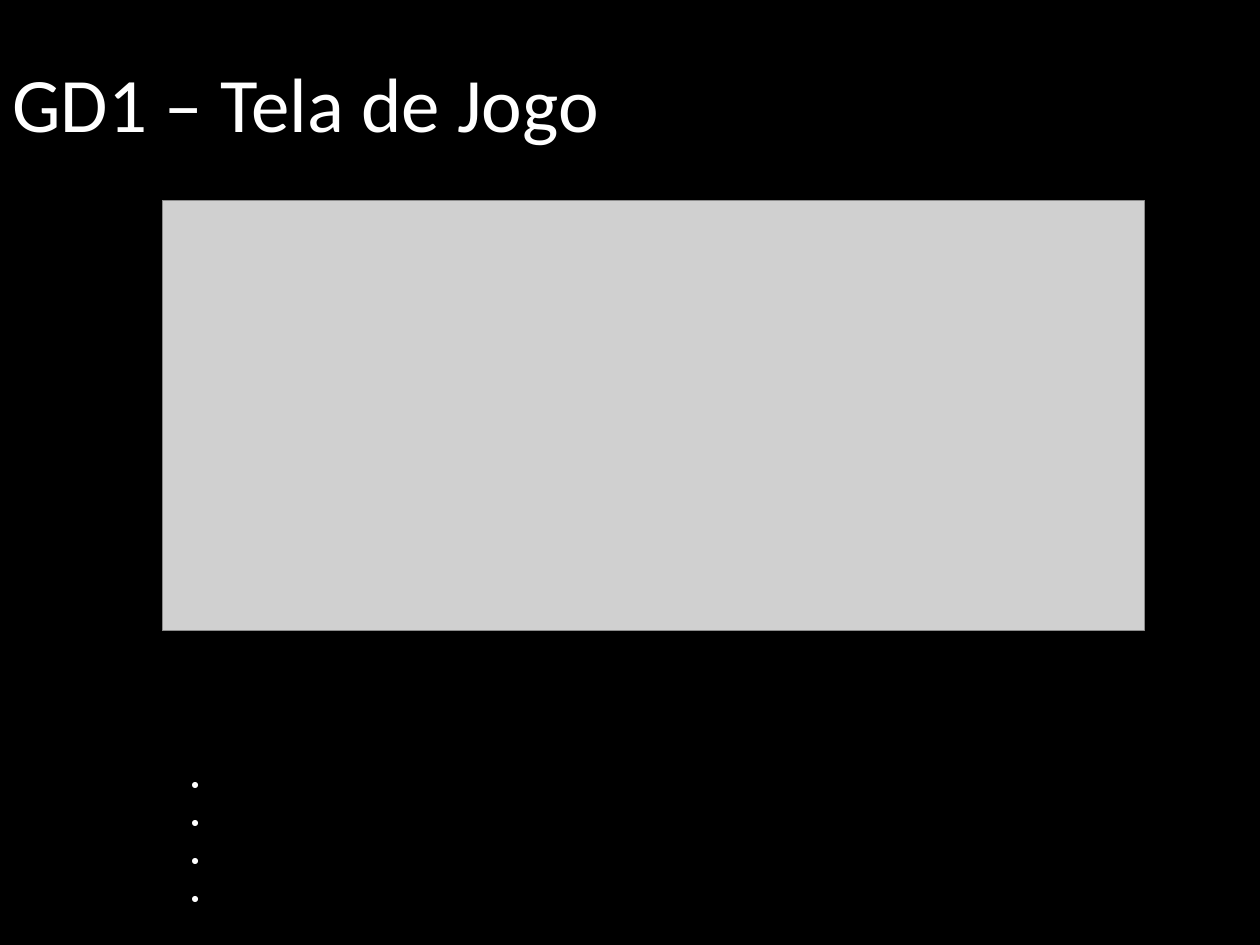
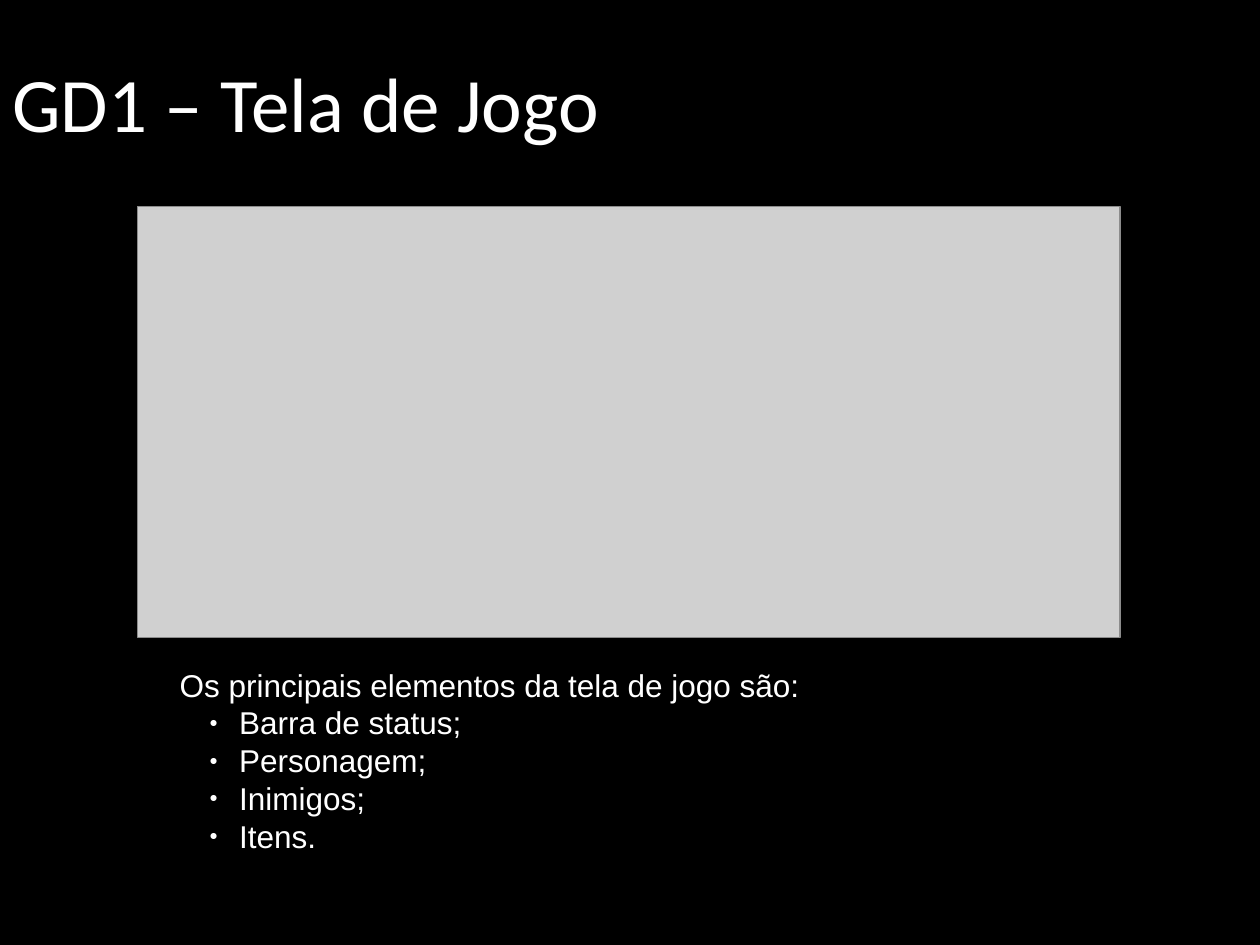
Before and after one commit to gTheil/Hollow, a slide deck: slide 1 of TCC/Diagramas de Game Design.pptx. Drawn at 1260x945 pixels with LibreOffice and Linux fonts; fonts in the diff are those of the drawing; grey boxes stand for pictures. Boxes give left, top, right and bottom in pixels: in the first picture for what was removed or moved away, otherwise in the second. Text is boxed around its words. In the diff, an @@ line names an element or a change of style, - is before the commit and + after.

```diff
--- a/TCC/Diagramas de Game Design.pptx
+++ b/TCC/Diagramas de Game Design.pptx
@@ picture: place and size @@
-picture at [163,200,1145,631]
+picture at [137,207,1120,638]
@@ text "Os principais elementos da tela ...": place and size @@
-text "Os principais elementos da tela ..." at [149,684,793,873]
+text "Os principais elementos da tela ..." at [180,674,799,849]
@@ text "Os principais elementos da tela ..." at [180,674,799,849]: text colour #000000 to #FFFFFF @@
```
Also in this commit, not shown: 4 other slides changed.
